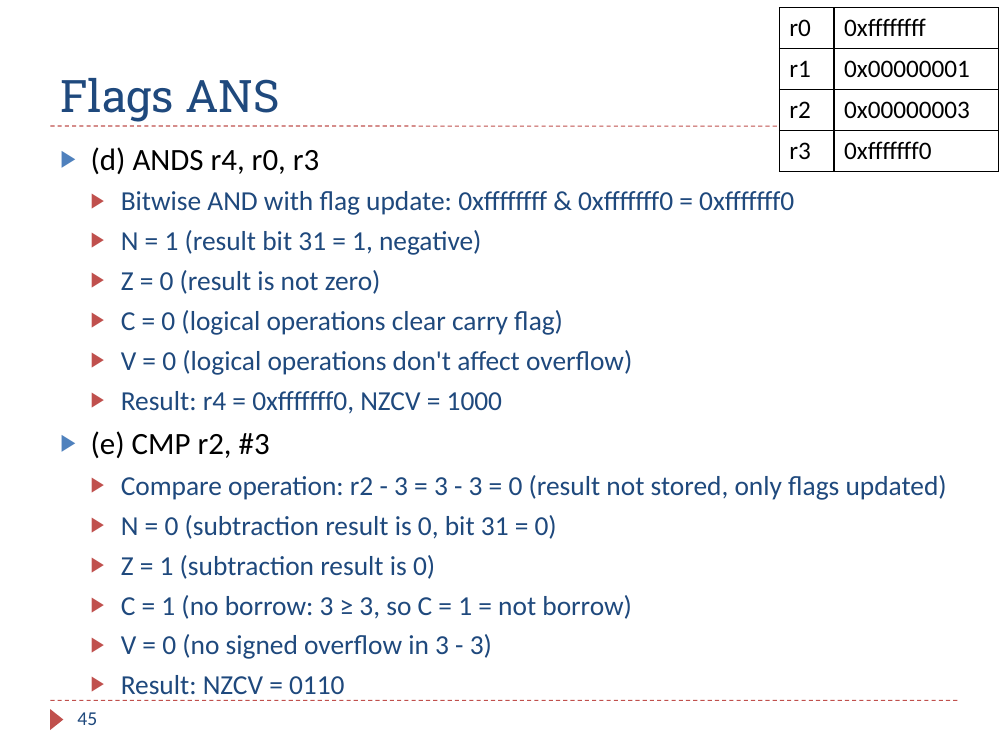
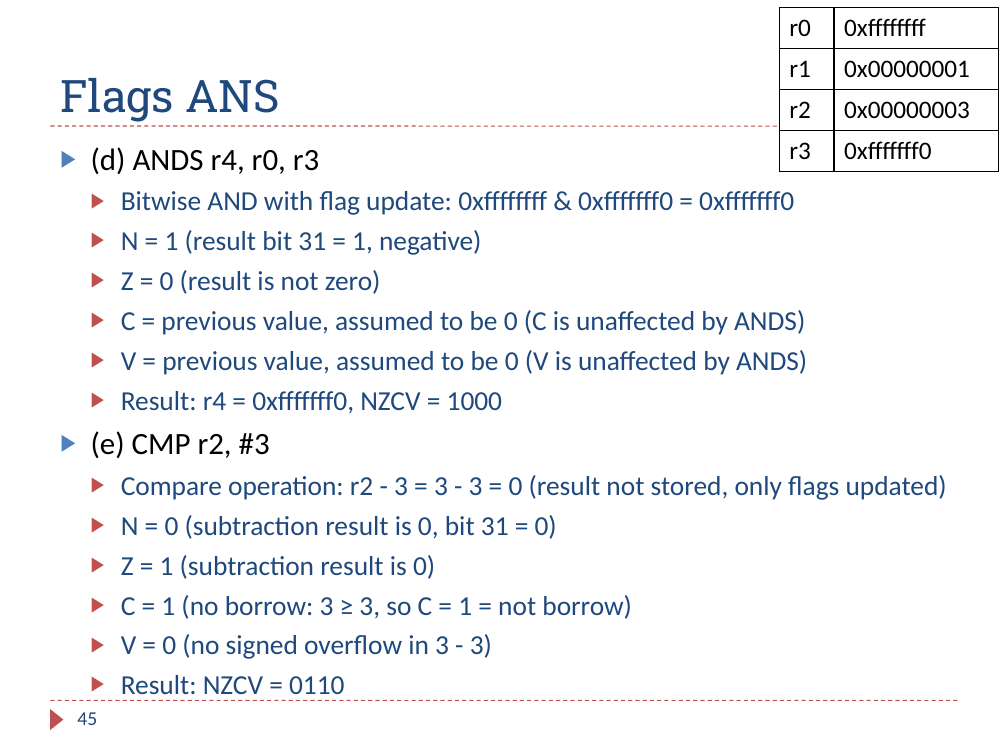
Before and after one commit to guhofstra/CSC111Fa25, a slide deck: slide 45 of PPTs/Ch4_ARM_Arithmetic_Logic_Exercises_ANS.pptx. Drawn at 1008x756 pixels with LibreOffice and Linux fonts; fonts in the diff are those of the drawing. Boxes give left, top, right and bottom in pixels: in the first picture for what was removed or moved away, otherwise in the second. Text is boxed around its words. In the diff, an @@ line names an element or a change of style, - is before the commit and + after.

```diff
--- a/PPTs/Ch4_ARM_Arithmetic_Logic_Exercises_ANS.pptx
+++ b/PPTs/Ch4_ARM_Arithmetic_Logic_Exercises_ANS.pptx
@@ text at (121,310,807,375): text changed @@
-  ▶ C = 0 (logical operations clear carry flag)
-  ▶ V = 0 (logical operations don't affect overflow)
+  ▶ C = previous value, assumed to be 0 (C is unaffected by ANDS)
+  ▶ V = previous value, assumed to be 0 (V is unaffected by ANDS)
```
Also in this commit, not shown: 3 other files.
